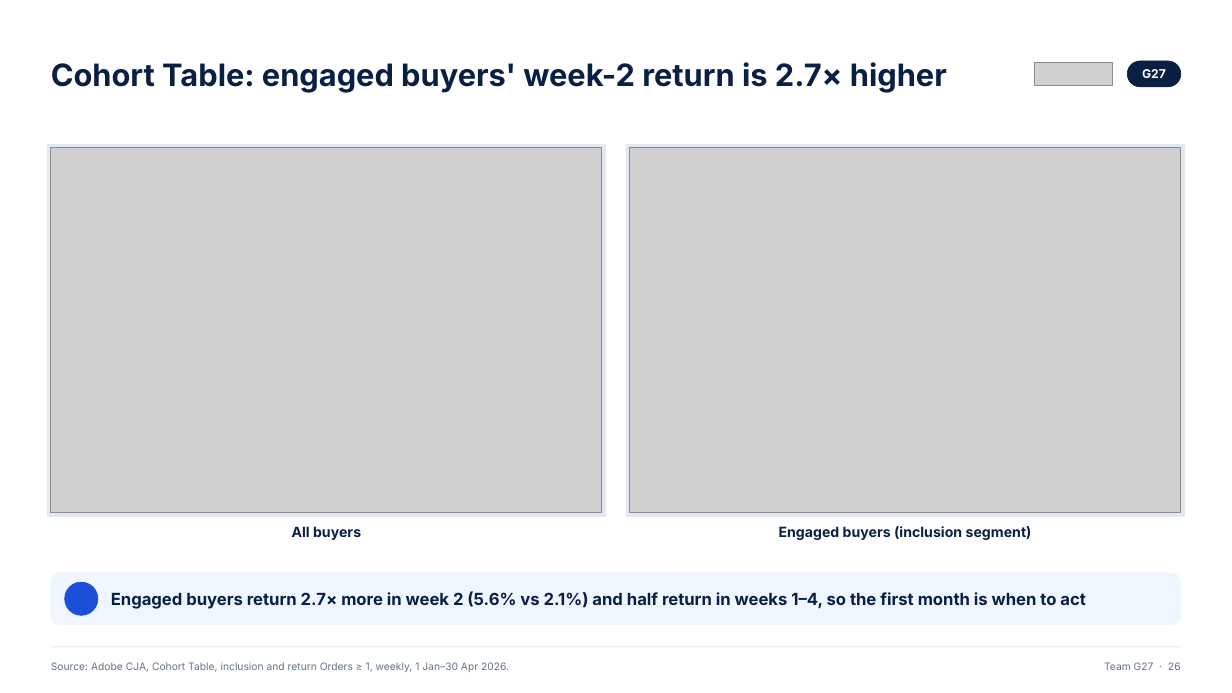
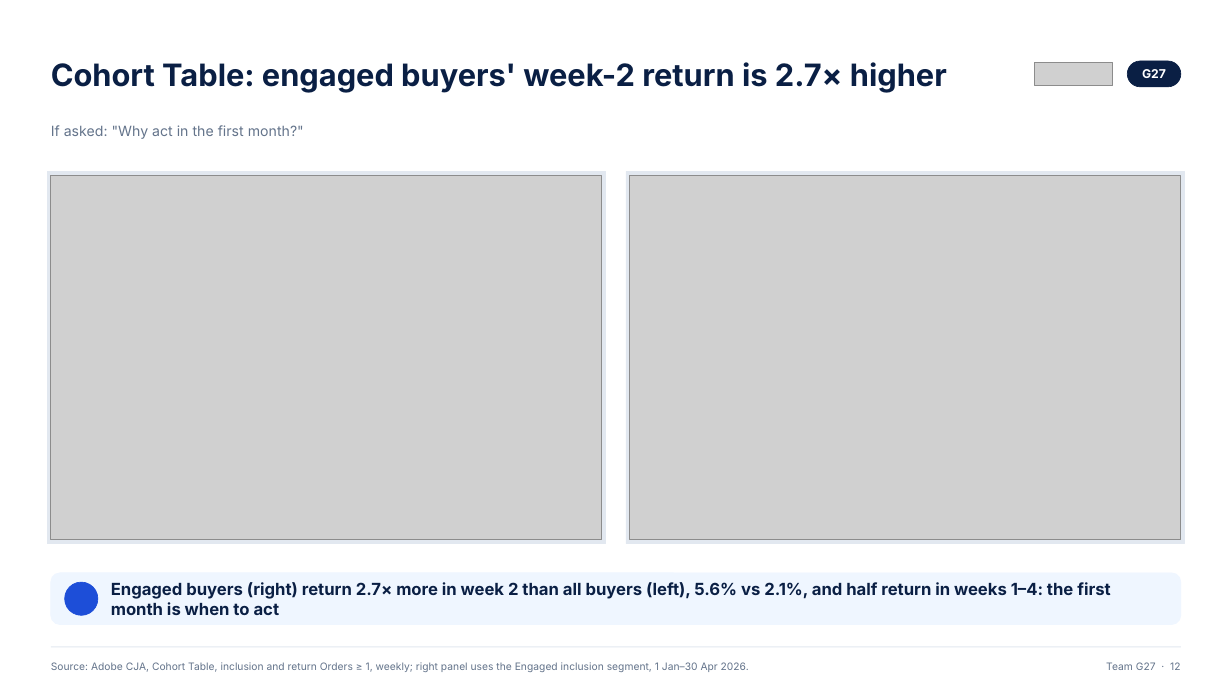
Before and after one commit to ANNYM25/Quince, a slide deck: slide 12 of deck/Team G27.pptx (slide 26 before the commit). Drawn at 1232x693 pixels with LibreOffice and Linux fonts; fonts in the diff are those of the drawing; grey boxes stand for pictures; background and template pictures are left out. Boxes give left, top, right and bottom in pixels: in the first picture for what was removed or moved away, otherwise in the second. Text is boxed around its words. In the diff, an @@ line names an element or a change of style, - is before the commit and + after.

```diff
--- a/deck/Team G27.pptx
+++ b/deck/Team G27.pptx
@@ text added at box(51, 125, 304, 139), 11 pt, text #64748B @@
+If asked: "Why act in the first month?"
@@ 2 pictures, 2 rectangles: place and size @@
-2 pictures, 2 rectangles at box(47, 144, 1185, 517)
+2 pictures, 2 rectangles at box(47, 172, 1185, 544)
@@ text removed at box(292, 526, 361, 540) @@
-All buyers
@@ text removed at box(779, 526, 1032, 540) @@
-Engaged buyers (inclusion segment)
@@ text at box(111, 582, 1110, 615): text changed @@
-Engaged buyers return 2.7× more in week 2 (5.6% vs 2.1%) and half return in weeks 1–4, so the first month is when to act
+Engaged buyers (right) return 2.7× more in week 2 than all buyers (left), 5.6% vs 2.1%, and half return in weeks 1–4: the first month is when to act
@@ text at box(51, 662, 749, 672): text changed @@
-Source: Adobe CJA, Cohort Table, inclusion and return Orders ≥ 1, weekly, 1 Jan–30 Apr 2026.
+Source: Adobe CJA, Cohort Table, inclusion and return Orders ≥ 1, weekly; right panel uses the Engaged inclusion segment, 1 Jan–30 Apr 2026.
@@ text at box(1106, 662, 1180, 670): text changed @@
-Team G27 · 26
+Team G27 · 12
```
Also in this commit, not shown: 21 other slides changed, 4 slides added, 7 slides removed, 3 other files.
